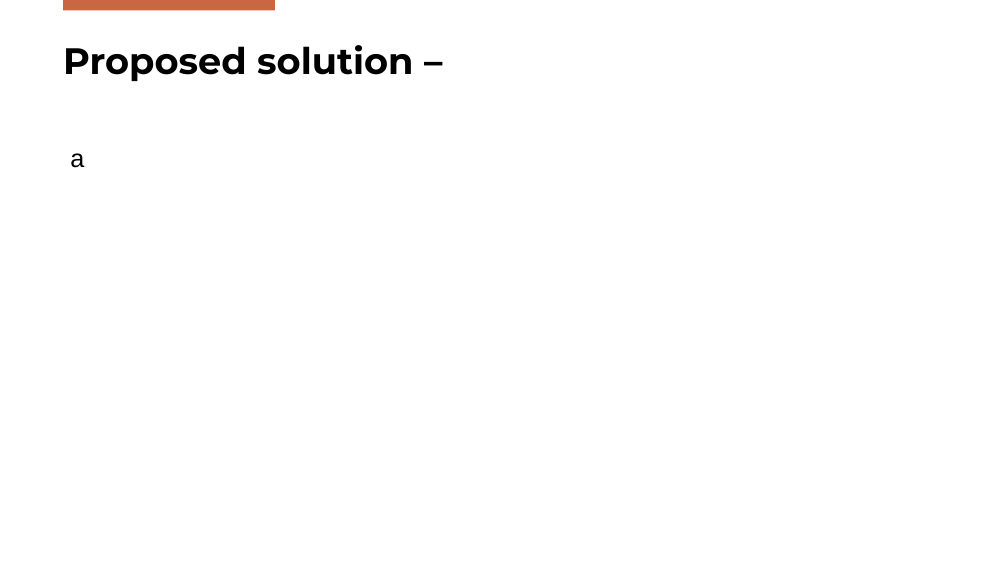
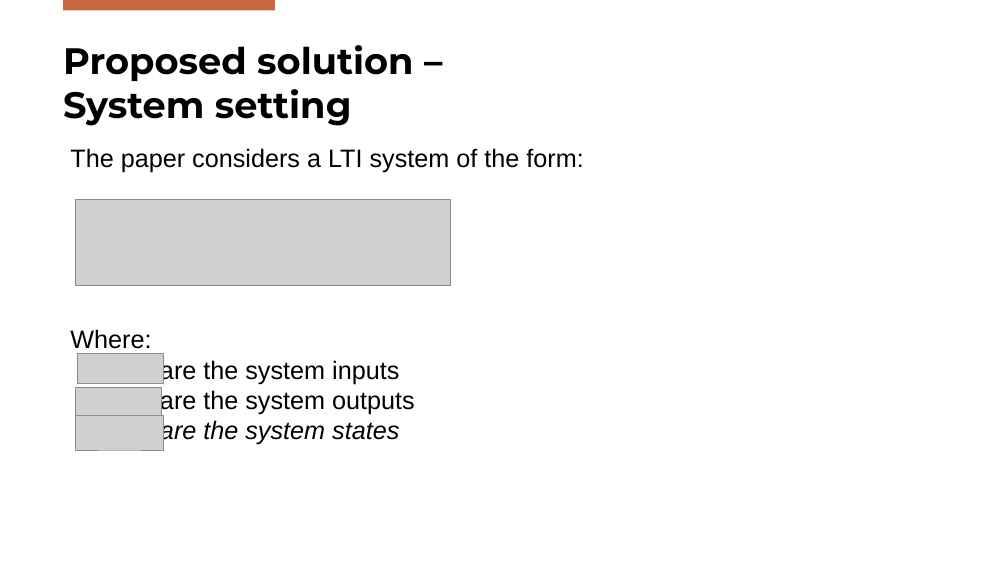
Before and after one commit to Gabriele-Mazzoleni/Progetto_ALES_aa_2025_2026, a slide deck: slide 4 of SPC_Presentation.pptx. Drawn at 1008x567 pixels with LibreOffice and Linux fonts; fonts in the diff are those of the drawing; grey boxes stand for pictures; background and template pictures are left out. Boxes give left, top, right and bottom in pixels: in the first picture for what was removed or moved away, otherwise in the second. Text is boxed around its words. In the diff, an @@ line names an element or a change of style, - is before the commit and + after.

```diff
--- a/SPC_Presentation.pptx
+++ b/SPC_Presentation.pptx
@@ title at (63,45,413,126): text changed @@
-Proposed solution –
+Proposed solution –
+System setting
@@ text at (70,148,583,445): text changed @@
-a
+The paper considers a LTI system of the form:
+Where:
+are the system inputs
+are the system outputs
+are the system states
@@ picture added at (76,200,451,285) @@
@@ picture added at (77,354,163,384) @@
@@ picture added at (76,387,162,422) @@
@@ picture added at (76,415,163,450) @@
```
